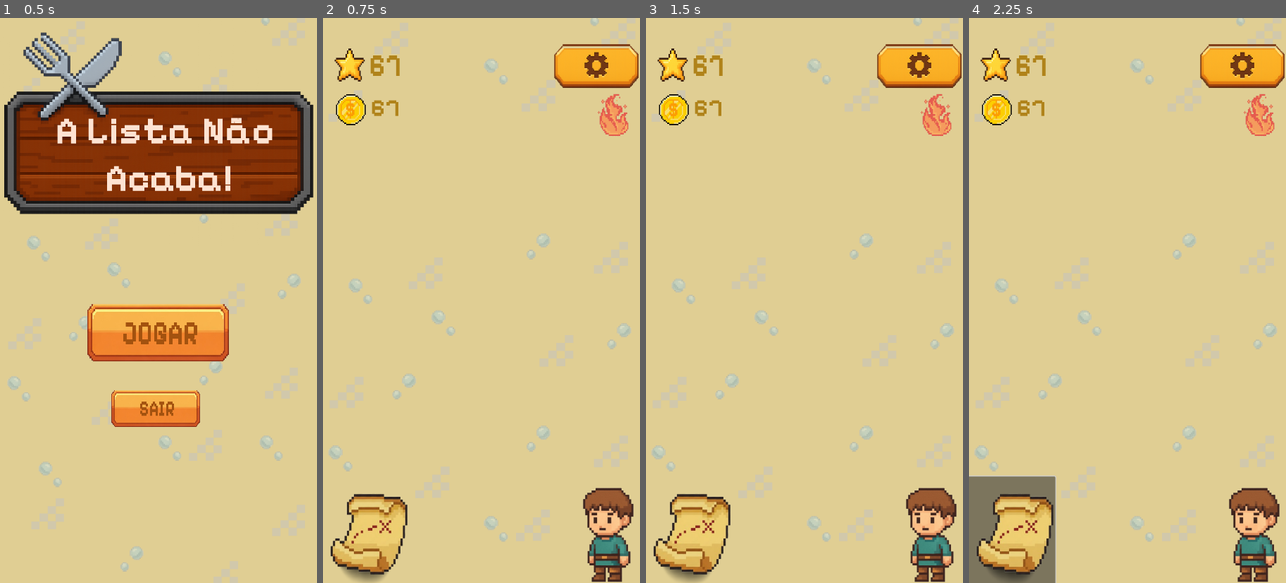
Above: before the commit, frames 1-4 (left to right).
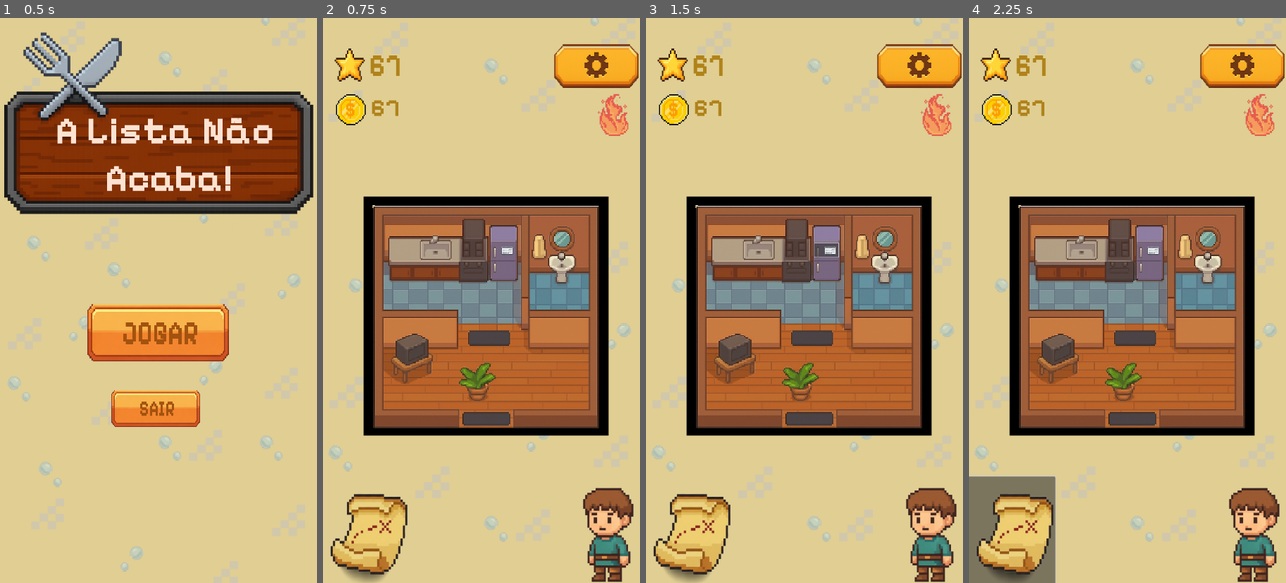
Above: after the commit, the same moments.

Repository: Guga-tab/a-lista-nao-acaba
Game: Godot game, scene res://control.tscn
Two runs of this game, one before a commit and one after it. Both use one fixed random seed, a clock stepped at 60 frames per second and the inputs below.
Inputs (mouse positions are in pixels of both pictures, inside the frame that each line leads up to):
- Up to frame 1 (0.5 s): no input
- Up to frame 2 (0.75 s): click (481, 328) at 0.5 s
- Up to frame 3 (1.5 s): click (826, 249) at 1.27 s
- Up to frame 4 (2.25 s): click (1010, 532) at 2 s

Frame 1 is identical in both runs. In frame 2, 33% of the frame differs, in the area x 12-91%, y 31-74%; in frame 3, 33%; in frame 4, 33%.

Commit message:
adicionando casa e calendar

Diff:
--- a/principal.tscn
+++ b/principal.tscn
@@ -7,7 +7,11 @@
 [ext_resource type="Texture2D" uid="uid://co66lmm252nkk" path="res://Assets_GODOT/Assets_GODOT/Icons/icone_ofensiva.png" id="4_qlig8"]
 [ext_resource type="Texture2D" uid="uid://kx4xe4iy65p0" path="res://Assets_GODOT/Assets_GODOT/Buttons/botao_mapa.png" id="5_xrbya"]
 [ext_resource type="Texture2D" uid="uid://cufquagonbqkw" path="res://Assets_GODOT/Assets_GODOT/Buttons/config.png" id="6_ommbi"]
+[ext_resource type="Texture2D" uid="uid://dbedh86b8jk0g" path="res://Assets_GODOT/Assets_GODOT/Backgrounds/house.png" id="6_xrbya"]
 [ext_resource type="Texture2D" uid="uid://gg1cmb0nskec" path="res://Assets_GODOT/Assets_GODOT/Buttons/botao_customizacao_personagem.png" id="7_jpj0s"]
+[ext_resource type="Texture2D" uid="uid://c1y611w2u4efy" path="res://Assets_GODOT/Assets_GODOT/Icons/calendar.png" id="7_ommbi"]
+
+[sub_resource type="StyleBoxEmpty" id="StyleBoxEmpty_sf0on"]
 
 [sub_resource type="StyleBoxEmpty" id="StyleBoxEmpty_vwsrf"]
 
@@ -17,6 +21,7 @@
 
 [node name="Control" type="Control"]
 layout_mode = 3
+anchors_preset = 15
 anchor_right = 1.0
 anchor_bottom = 1.0
 grow_horizontal = 2
@@ -84,6 +89,38 @@
 scale = Vector2(0.5353816, 0.63437825)
 texture = ExtResource("4_qlig8")
 
+[node name="TextureRect" type="TextureRect" parent="background"]
+layout_mode = 0
+offset_left = 136.17612
+offset_top = 606.0
+offset_right = 1160.1761
+offset_bottom = 1630.0
+scale = Vector2(0.80509734, 0.7936535)
+texture = ExtResource("6_xrbya")
+
+[node name="calendar" type="Button" parent="background/TextureRect"]
+custom_minimum_size = Vector2(10, 0)
+layout_mode = 1
+offset_left = 535.0
+offset_top = 200.0
+offset_right = 635.0
+offset_bottom = 260.0
+theme_override_styles/normal = SubResource("StyleBoxEmpty_sf0on")
+
+[node name="TextureRect" type="TextureRect" parent="background/TextureRect/calendar"]
+layout_mode = 1
+anchors_preset = 15
+anchor_right = 1.0
+anchor_bottom = 1.0
+offset_left = 40.0
+offset_top = 15.0
+offset_right = 110.0
+offset_bottom = 75.0
+grow_horizontal = 2
+grow_vertical = 2
+scale = Vector2(0.3, 0.3)
+texture = ExtResource("7_ommbi")
+
 [node name="config" type="Button" parent="."]
 layout_mode = 1
 offset_left = 804.6167
Binary file added: Assets_GODOT/Assets_GODOT/Backgrounds/house.png
Not shown, added: Assets_GODOT/Assets_GODOT/Backgrounds/house.png.import
Binary file added: Assets_GODOT/Assets_GODOT/Icons/calendar.png
Not shown, added: Assets_GODOT/Assets_GODOT/Icons/calendar.png.import
Not shown: 1 places in principal.tscn that only renumber resources
